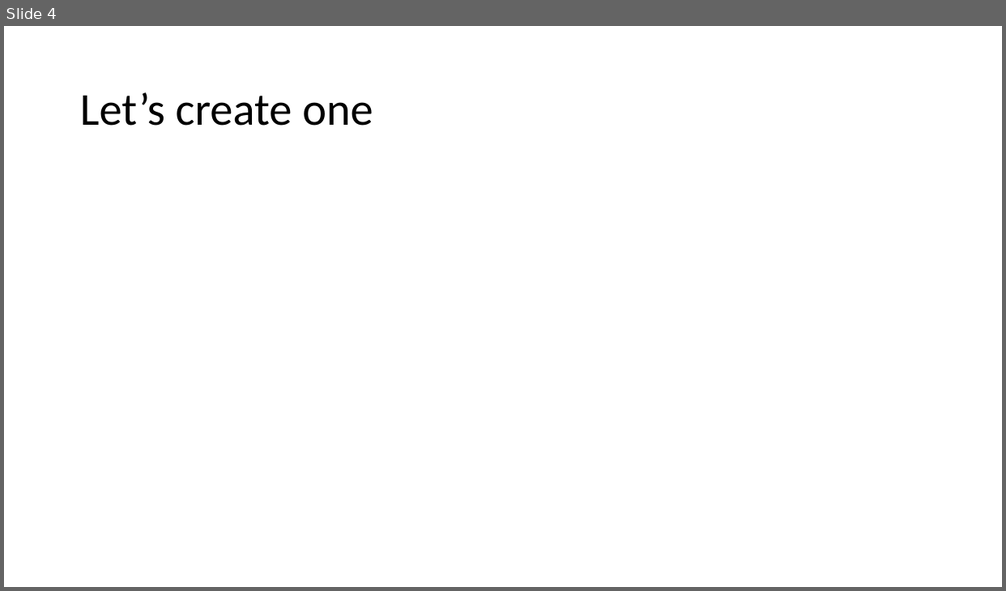
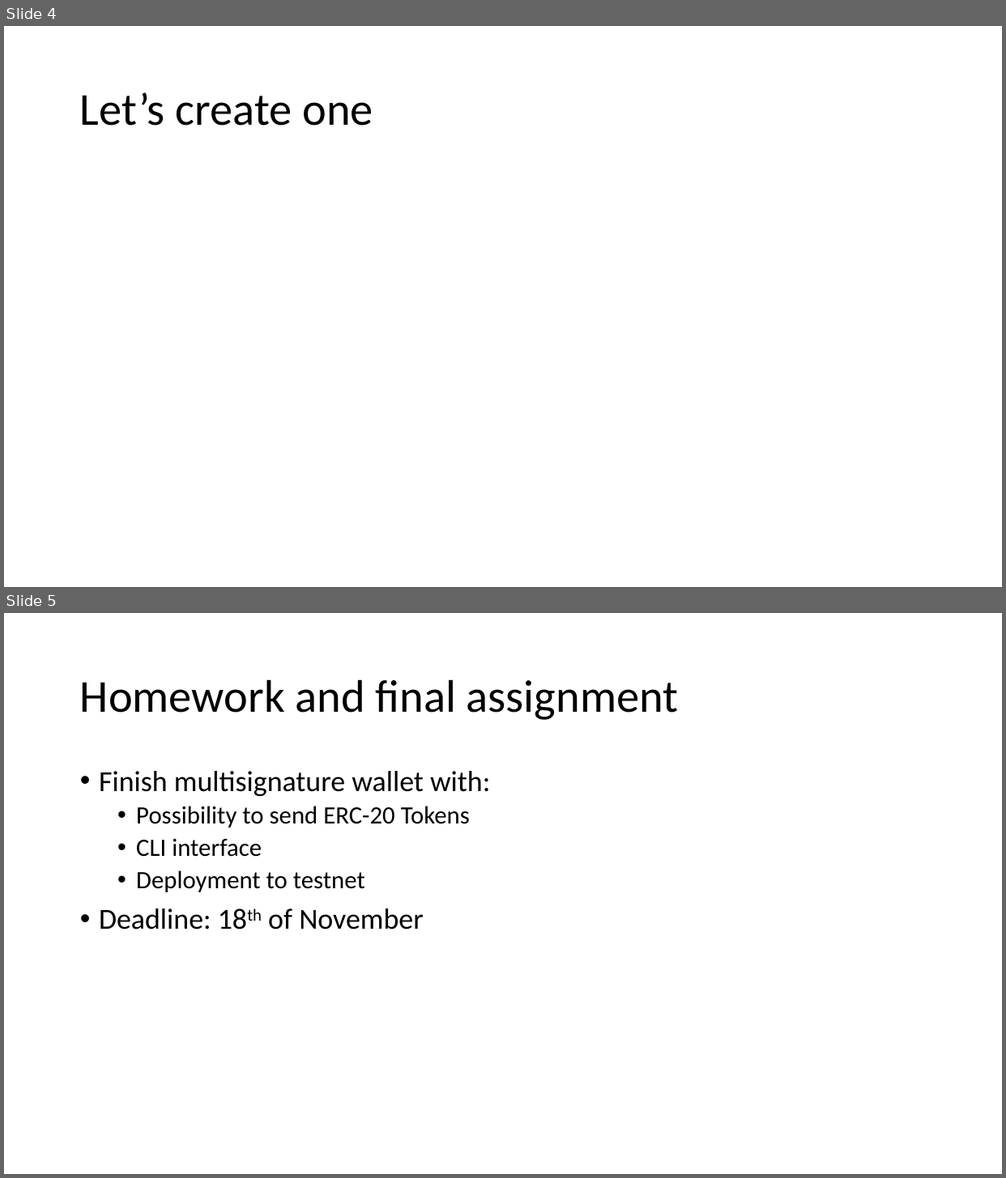
Before and after one commit to 4IRE-Labs/academy-practice, a slide deck: ppts/Lecture 5.pptx. Shown one above the other, each under a label of ours: slide 4 before the commit, slides 4 and 5 after it. The pictures are 1006x591 and 1006x1178 pixels, drawn with LibreOffice and Linux fonts; fonts in the diff are those of the drawing. Boxes give left, top, right and bottom in pixels: in the first picture for what was removed or moved away, otherwise in the second. Text is boxed around its words. In the diff, an @@ line names an element or a change of style, - is before the commit and + after.

```diff
--- a/ppts/Lecture 5.pptx
+++ b/ppts/Lecture 5.pptx
@@ slide 5 added at (4, 613, 1002, 1174), background #FFFFFF @@
@@ title added at (80, 679, 678, 720), 44 pt, text #000000 @@
+Homework and final assignment
@@ text added at (99, 771, 490, 930), 24 pt, text #000000 @@
+• Finish multisignature wallet with:
+  • Possibility to send ERC-20 Tokens
+  • CLI interface
+  • Deployment to testnet
+• Deadline: 18th of November
```
